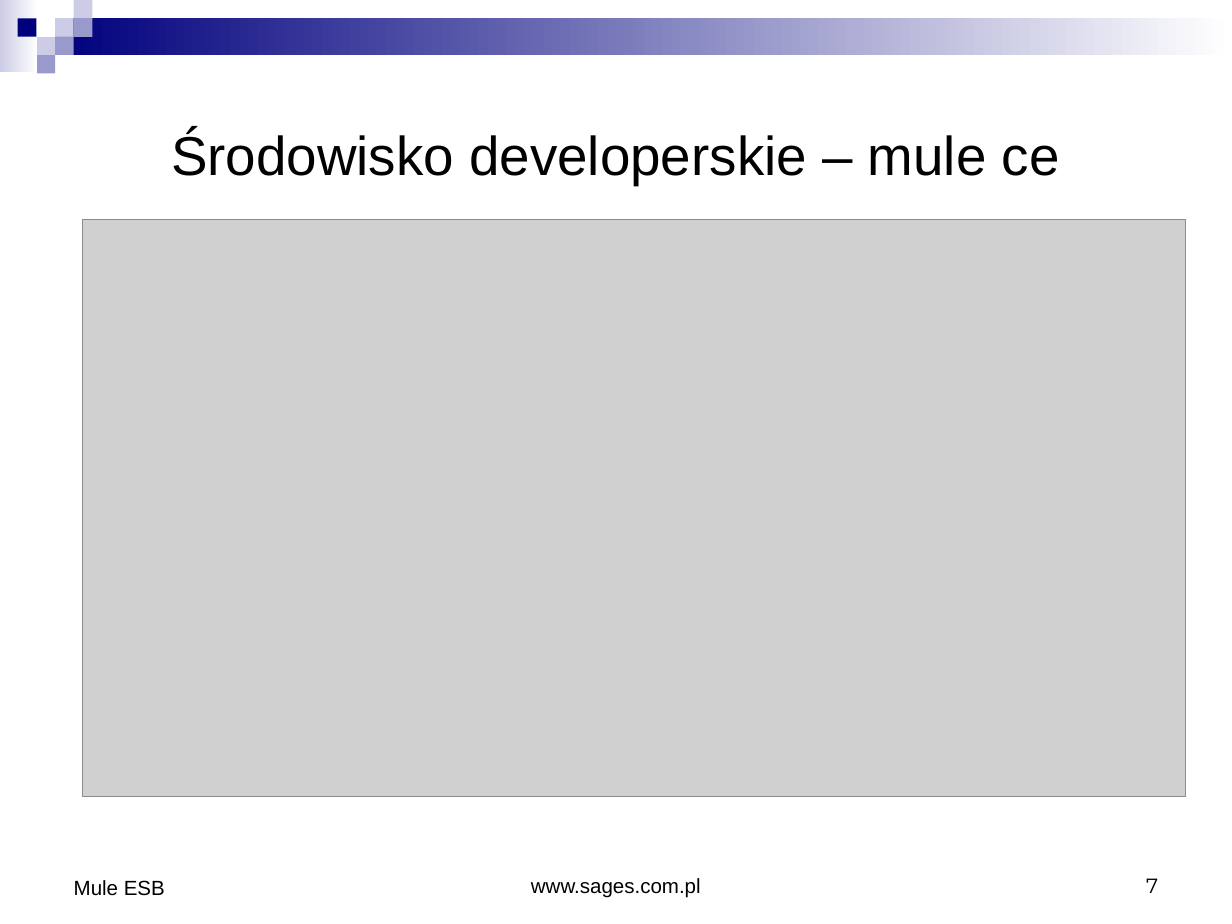
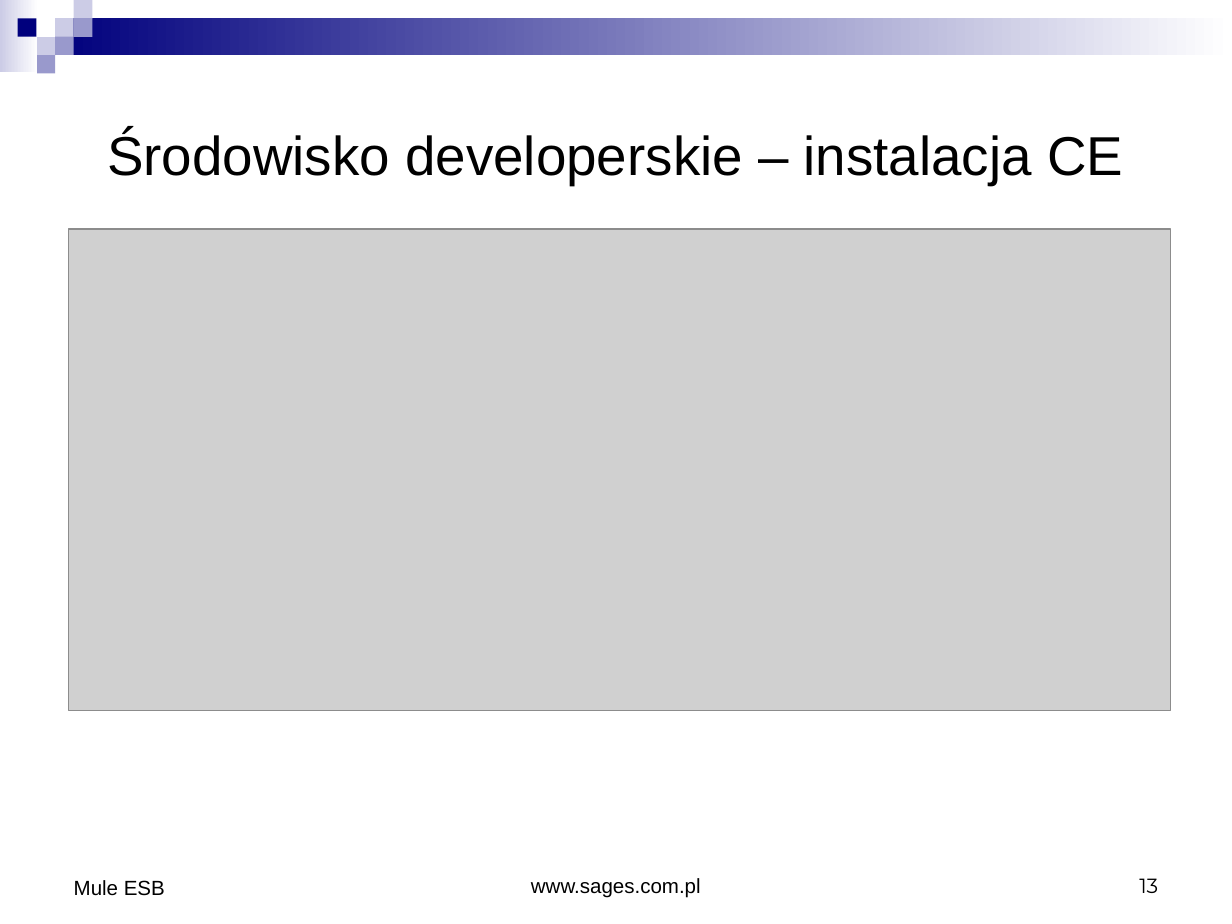
Before and after one commit to pawelpietrasz/resources, a slide deck: slide 13 of Rozdział 2/2.pptx (slide 7 before the commit). Drawn at 1232x924 pixels with LibreOffice and Linux fonts; fonts in the diff are those of the drawing; grey boxes stand for pictures. Boxes give left, top, right and bottom in pixels: in the first picture for what was removed or moved away, otherwise in the second. Text is boxed around its words. In the diff, an @@ line names an element or a change of style, - is before the commit and + after.

```diff
--- a/Rozdział 2/2.pptx
+++ b/Rozdział 2/2.pptx
@@ text at [107,132,1123,185]: text changed @@
-Środowisko developerskie – mule ce
+Środowisko developerskie – instalacja CE
@@ picture: place and size @@
-picture at [83,219,1185,797]
+picture at [69,229,1170,711]
@@ page number at [1139,878,1158,893]: text changed @@
-7
+13
```
Also in this commit, not shown: 2 other slides changed, 2 slides added.
